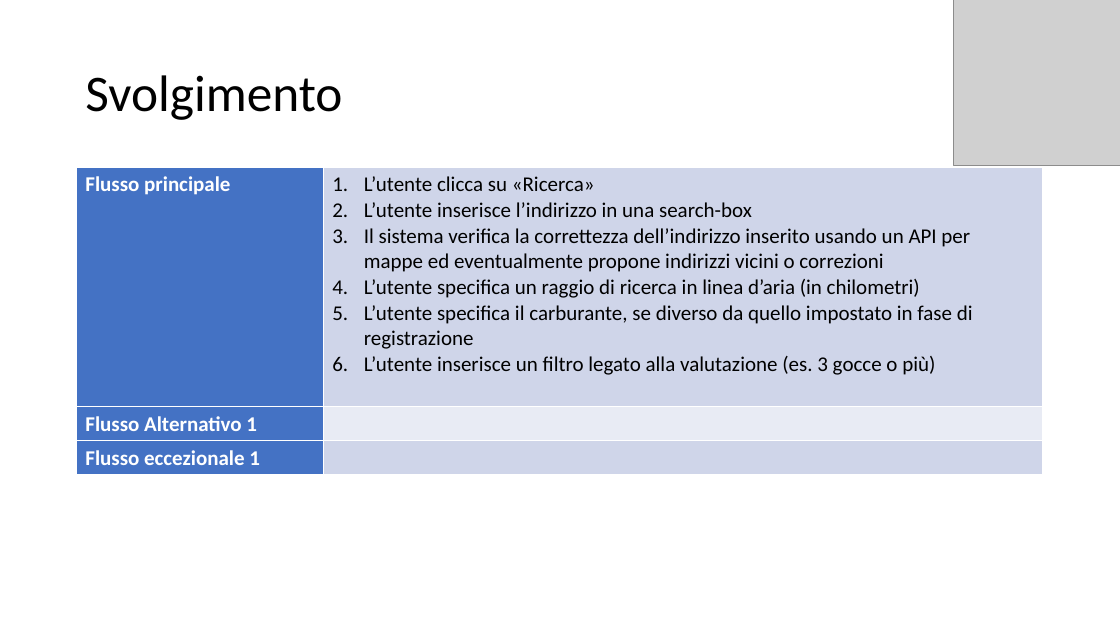
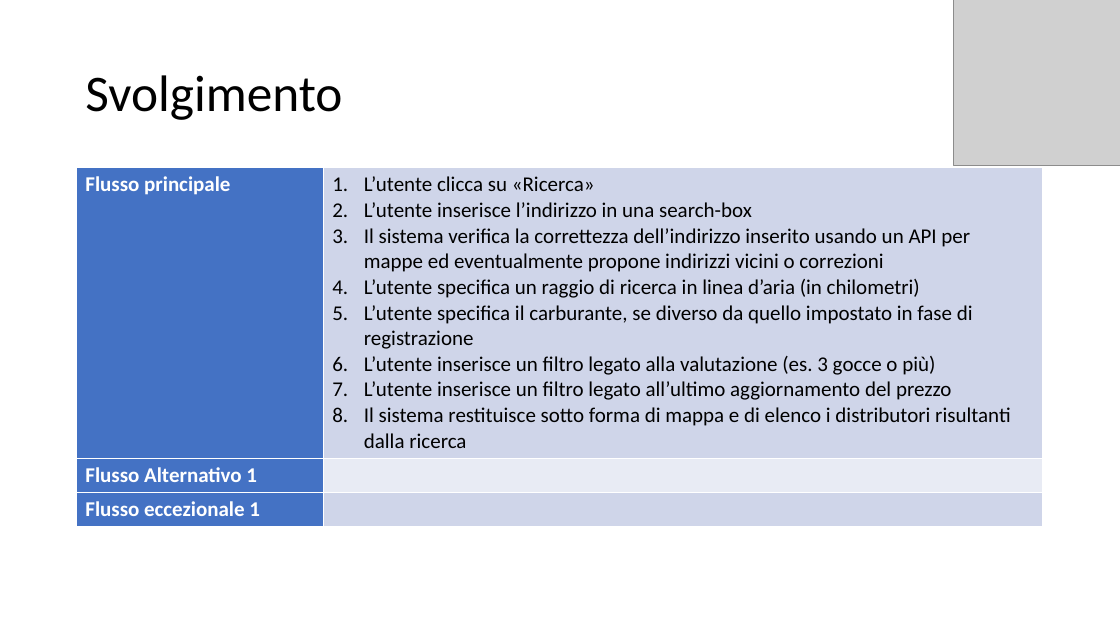
Before and after one commit to itsar19-20/gas, a slide deck: slide 4 of docs/analisi/Template use case/Template Use Case - Ricerca.pptx. Drawn at 1120x630 pixels with LibreOffice and Linux fonts; fonts in the diff are those of the drawing; grey boxes stand for pictures. Boxes give left, top, right and bottom in pixels: in the first picture for what was removed or moved away, otherwise in the second. Text is boxed around its words. In the diff, an @@ line names an element or a change of style, - is before the commit and + after.

Commit message:
Modifica use case diagram, Template Use Case - Ricerca.pptx e TendinaERicerca.bmpr

```diff
--- a/docs/analisi/Template use case/Template Use Case - Ricerca.pptx
+++ b/docs/analisi/Template use case/Template Use Case - Ricerca.pptx
@@ table at (77, 168, 1044, 522) @@
-row 1, column 2: L’utente clicca su «Ricerca» / L’utente inserisce l’indirizzo in una search-box / Il sistema verifica la correttezza dell’indirizzo inserito usando un API per mappe ed eventualmente propone indirizzi vicini o correzioni / L’utente specifica un raggio di ricerca in linea d’aria (in chilometri) / L’utente specifica il carburante, se diverso da quello impostato in fase di registrazione / L’utente inserisce un filtro legato alla valutazione (es. 3 gocce o più)
+row 1, column 2: L’utente clicca su «Ricerca» / L’utente inserisce l’indirizzo in una search-box / Il sistema verifica la correttezza dell’indirizzo inserito usando un API per mappe ed eventualmente propone indirizzi vicini o correzioni / L’utente specifica un raggio di ricerca in linea d’aria (in chilometri) / L’utente specifica il carburante, se diverso da quello impostato in fase di registrazione / L’utente inserisce un filtro legato alla valutazione (es. 3 gocce o più) / L’utente inserisce un filtro legato all’ultimo aggiornamento del prezzo / Il sistema restituisce sotto forma di mappa e di elenco i distributori risultanti dalla ricerca
```
Also in this commit, not shown: 2 other files.
